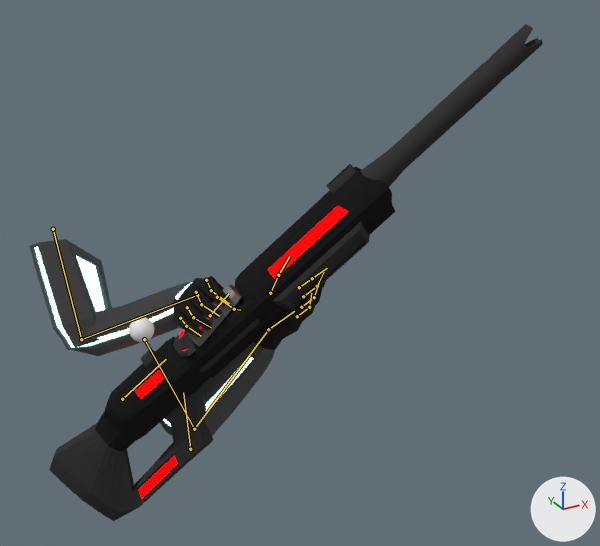
Two versions of the Blender file Assets/weapons/carbine/carbine_arms.blend, one commit apart.
Both versions are drawn from a 50 mm camera at (-17.4, -73.3, 31.1) aimed at (17.6, -9.8, -0.7). The axes (+X, +Y, +Z) are drawn at lower right. The lights are the same throughout. Both versions are drawn at frame 155 of the action 'gun ArmatureAction'; the numbers are the values there. The bones that bend it are drawn over the model as lines.

The first picture shows 'arms', 'carbine'.
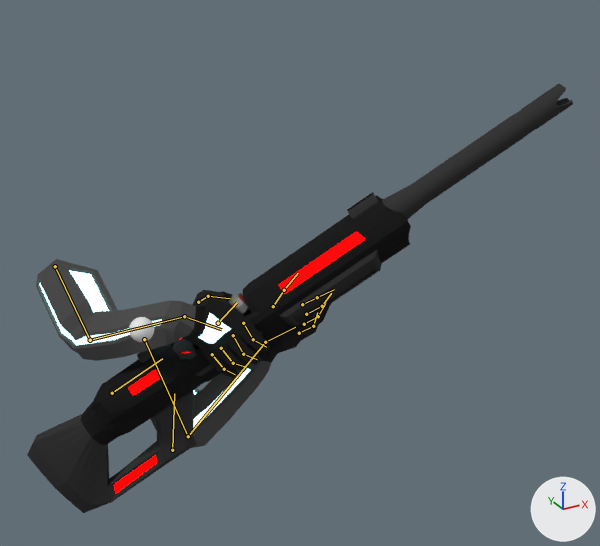
What differs and where, as boxes [x1, y1, x2, y2] in the pictures (600 x 546 px):
```json
{"object": "carbine", "change": "posed", "before": [50, 24, 543, 521], "after": [27, 84, 573, 513], "on screen": "11% wider, 14% shorter"}
{"object": "arms", "change": "posed", "before": [29, 239, 326, 436], "after": [36, 259, 331, 448]}
{"bone": "Shoulder.R", "before": "(53, 229) to (81, 339)", "after": "(55, 266) to (90, 340)"}
{"bone": "Index1.R", "before": "(206, 280) to (211, 290)", "after": "(243, 323) to (253, 339)"}
{"bone": "Middle1.R", "before": "(196, 292) to (201, 304)", "after": "(233, 335) to (243, 354)"}
{"bone": "Ring1.R", "before": "(187, 307) to (193, 317)", "after": "(221, 348) to (233, 363)"}
{"bone": "Pinky1.R", "before": "(180, 318) to (186, 326)", "after": "(212, 354) to (224, 369)"}
{"bone": "Thumb1.R", "before": "(217, 297) to (234, 309)", "after": "(198, 302) to (208, 296)"}
{"bone": "barrel/frame", "before": "(190, 449) to (183, 392)", "after": "(172, 450) to (174, 393)"}
{"bone": "mag", "before": "(210, 315) to (228, 294)", "after": "(218, 323) to (237, 302)"}
```

Scene script edits in JSON lines:
```json
{"block": "bone_shoulder_r", "where": "bone_shoulder_r = bpy.data.objects['FPSArms'].pose.bones['Shoulder.R']  # child of 'root'"}
{"op": "set", "path": "bone_shoulder_r.location", "old": "(3.04, 0.17, -1.8)", "new": "(3.1, -0.12, -0.53)"}
{"block": "bone_handik_r", "where": "bone_handik_r = bpy.data.objects['FPSArms'].pose.bones['HandIK.R']  # child of 'root'"}
{"op": "set", "path": "bone_handik_r.location", "old": "(-2.14, -3.33, -4.25)", "new": "(-0.73, -1.99, -4.04)"}
{"op": "set", "path": "bone_handik_r.rotation_quaternion", "old": "(0.911, 0.01, -0.088, 0.403)", "new": "(0.79, -0.024, 0.01, -0.613)", "note": "degrees (-3, -10, 48) -> degrees (-3, -1, -76)"}
{"block": "bone_index1_r", "where": "bone_index1_r = bpy.data.objects['FPSArms'].pose.bones['Index1.R']  # child of 'Palm.R'"}
{"op": "set", "path": "bone_index1_r.location", "old": "(-0.13, -0.03, -0.06)", "new": "(-0.21, -0.04, -0.1)"}
{"op": "set", "path": "bone_index1_r.rotation_quaternion", "old": "(0.951, 0.263, -0.125, -0.104)", "new": "(0.836, 0.048, -0.134, 0.53)", "note": "degrees (32, -11, -16) -> degrees (-4, -16, 65)"}
{"block": "bone_middle1_r", "where": "bone_middle1_r = bpy.data.objects['FPSArms'].pose.bones['Middle1.R']  # child of 'Palm.R'"}
{"op": "set", "path": "bone_middle1_r.location", "old": "(-0.1, -0.05, 0.06)", "new": "(-0.18, -0.2, 0.0)"}
{"op": "set", "path": "bone_middle1_r.rotation_quaternion", "old": "(0.957, 0.253, 0.14, -0.038)", "new": "(0.836, -0.116, 0.134, 0.519)", "note": "degrees (30, 17, 0) -> degrees (-3, 20, 63)"}
{"block": "bone_ring1_r", "where": "bone_ring1_r = bpy.data.objects['FPSArms'].pose.bones['Ring1.R']  # child of 'Palm.R'"}
{"op": "set", "path": "bone_ring1_r.location", "old": "(-0.09, -0.06, 0.19)", "new": "(-0.2, -0.19, 0.12)"}
{"op": "set", "path": "bone_ring1_r.rotation_quaternion", "old": "(0.977, 0.166, -0.021, -0.129)", "new": "(0.867, -0.093, -0.045, 0.488)", "note": "degrees (19, 0, -15) -> degrees (-12, 1, 59)"}
{"block": "bone_pinky1_r", "where": "bone_pinky1_r = bpy.data.objects['FPSArms'].pose.bones['Pinky1.R']  # child of 'Palm.R'"}
{"op": "set", "path": "bone_pinky1_r.location", "old": "(0.04, -0.09, 0.2)", "new": "(-0.07, -0.16, 0.22)"}
{"op": "set", "path": "bone_pinky1_r.rotation_quaternion", "old": "(0.976, 0.003, 0.139, -0.167)", "new": "(0.86, 0.081, 0.091, 0.496)", "note": "degrees (-2, 16, -20) -> degrees (13, 4, 60)"}
{"block": "bone_thumb1_r", "where": "bone_thumb1_r = bpy.data.objects['FPSArms'].pose.bones['Thumb1.R']  # child of 'Palm.R'"}
{"op": "set", "path": "bone_thumb1_r.rotation_quaternion", "old": "(0.952, 0.219, -0.01, -0.214)", "new": "(0.971, 0.17, -0.108, -0.125)", "note": "degrees (25, 4, -24) -> degrees (21, -10, -17)"}
{"block": "bone_barrel_frame", "where": "bone_barrel_frame = bpy.data.objects['gun Armature'].pose.bones['barrel/frame']"}
{"op": "set", "path": "bone_barrel_frame.location", "old": "(10.85, -12.67, -3.79)", "new": "(9.34, -13.52, -4.42)"}
{"op": "set", "path": "bone_barrel_frame.rotation_quaternion", "old": "(0.784, -0.324, 0.497, -0.184)", "new": "(0.797, -0.261, 0.492, -0.221)", "note": "degrees (-67, 41, -54) -> degrees (-59, 42, -56)"}
{"block": "bone_mag", "where": "bone_mag = bpy.data.objects['gun Armature'].pose.bones['mag']"}
{"op": "set", "path": "bone_mag.location", "old": "(-2.59, -32.62, 17.77)", "new": "(-2.01, -32.68, 17.91)"}
{"op": "set", "path": "bone_mag.rotation_quaternion", "old": "(0.444, -0.127, 0.733, -0.499)", "new": "(0.855, -0.502, -0.065, -0.113)", "note": "degrees (-97, 32, -132) -> degrees (-60, -13, -7)"}
```
